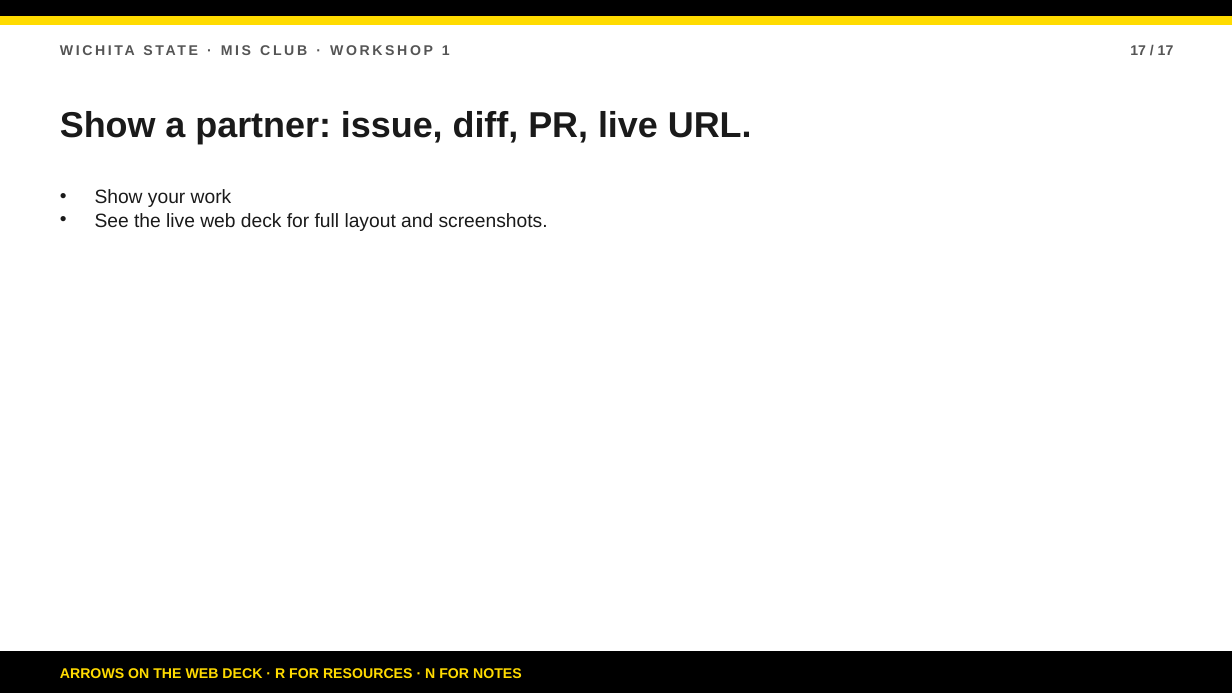
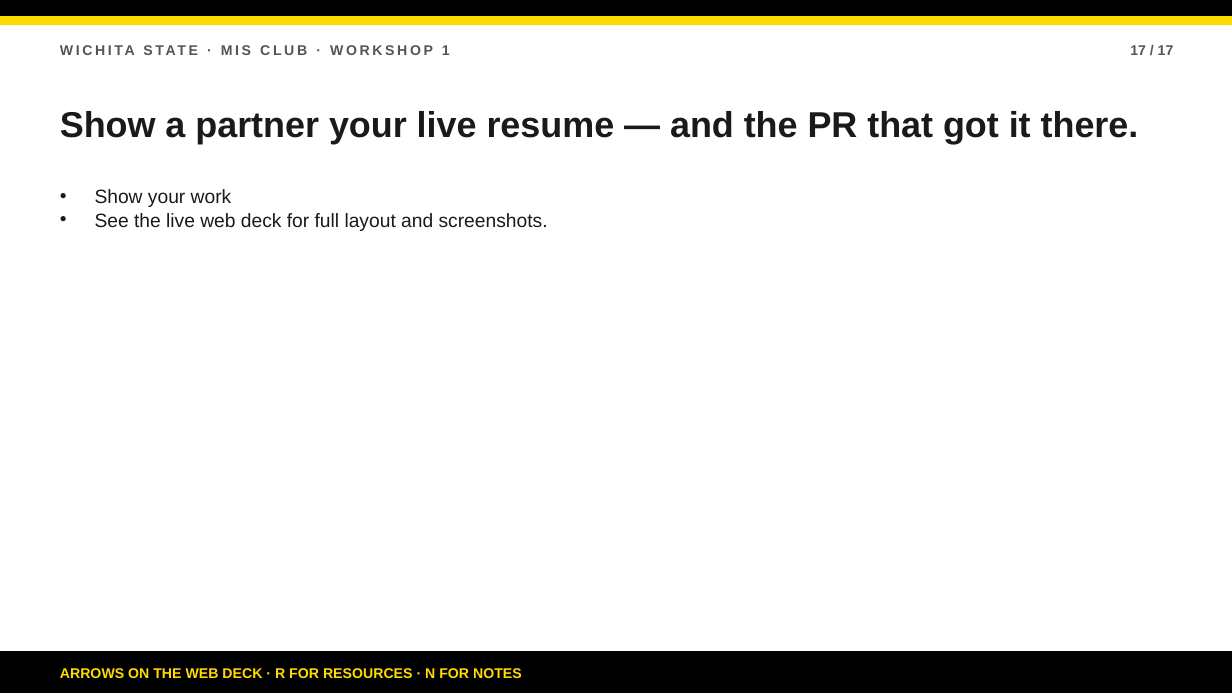
Before and after one commit to bsbcyber/workshop-site, a slide deck: slide 17 of downloads/workshop-1-presentation.pptx. Drawn at 1232x693 pixels with LibreOffice and Linux fonts; fonts in the diff are those of the drawing. Boxes give left, top, right and bottom in pixels: in the first picture for what was removed or moved away, otherwise in the second. Text is boxed around its words. In the diff, an @@ line names an element or a change of style, - is before the commit and + after.

Commit message:
Reframe workshop goal: build out resume site

```diff
--- a/downloads/workshop-1-presentation.pptx
+++ b/downloads/workshop-1-presentation.pptx
@@ text at bbox=[60, 111, 1139, 144]: text changed @@
-Show a partner: issue, diff, PR, live URL.
+Show a partner your live resume — and the PR that got it there.
```
Also in this commit, not shown: 5 other slides changed, 11 other files.
